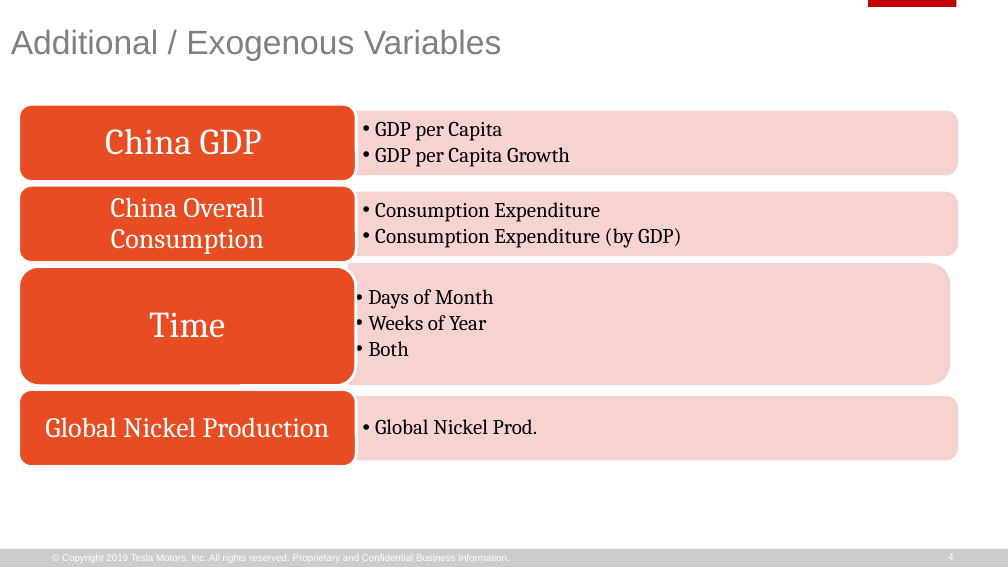
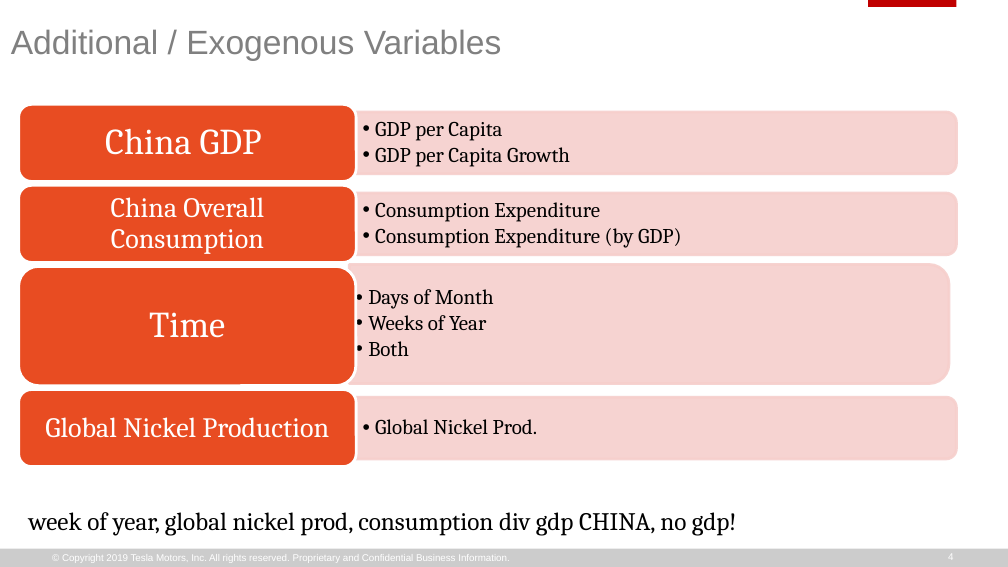
Before and after one commit to chiemiko/metals-research, a slide deck: slide 4 of forecasting/Presentation/Eval2.pptx. Drawn at 1008x567 pixels with LibreOffice and Linux fonts; fonts in the diff are those of the drawing; background and template pictures are left out. Boxes give left, top, right and bottom in pixels: in the first picture for what was removed or moved away, otherwise in the second. Text is boxed around its words. In the diff, an @@ line names an element or a change of style, - is before the commit and + after.

```diff
--- a/forecasting/Presentation/Eval2.pptx
+++ b/forecasting/Presentation/Eval2.pptx
@@ text added at <box>29,512,737,536</box>, 18 pt, text #000000 @@
+week of year, global nickel prod, consumption div gdp CHINA, no gdp!
```
Also in this commit, not shown: 13 other files.
